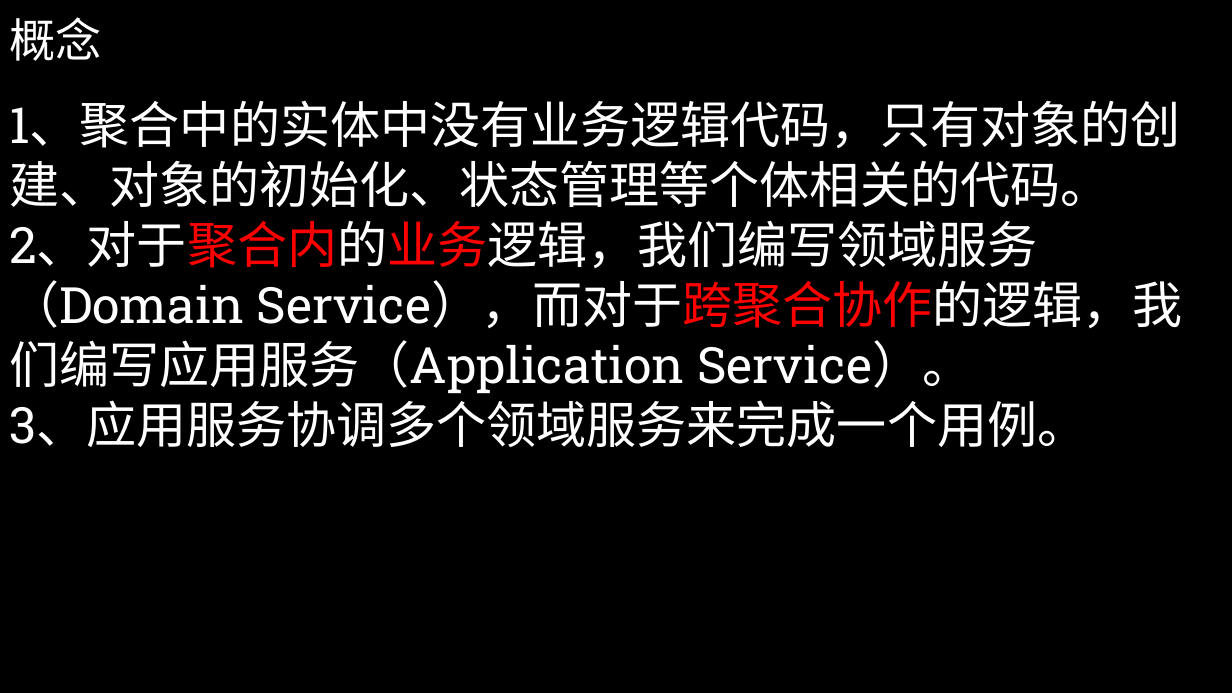
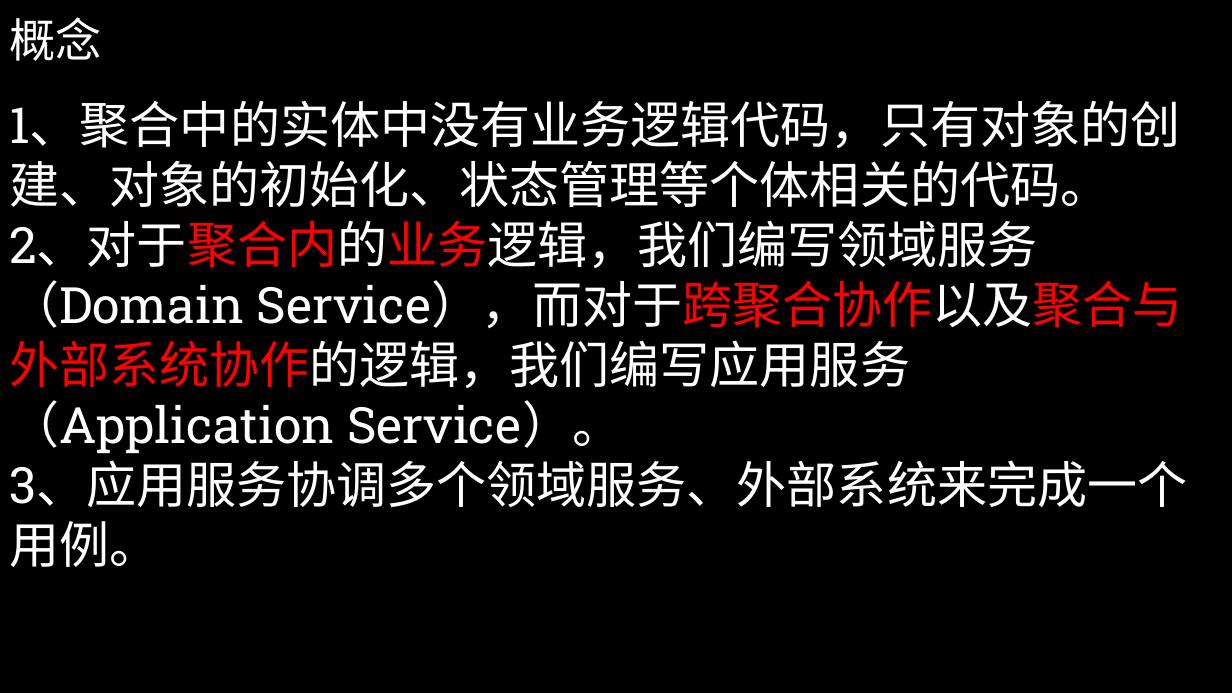
Before and after one commit to yangzhongke/NETBookMaterials, a slide deck: slide 2 of PPT课件/Part6-8：DDD之领域服务与应用服务.pptx. Drawn at 1232x693 pixels with LibreOffice and Linux fonts; fonts in the diff are those of the drawing; background and template pictures are left out. Boxes give left, top, right and bottom in pixels: in the first picture for what was removed or moved away, otherwise in the second. Text is boxed around its words. In the diff, an @@ line names an element or a change of style, - is before the commit and + after.

```diff
--- a/PPT课件/Part6-8：DDD之领域服务与应用服务.pptx
+++ b/PPT课件/Part6-8：DDD之领域服务与应用服务.pptx
@@ text at (x1=9, y1=220, x2=1187, y2=567): text changed @@
-2、对于聚合内的业务逻辑，我们编写领域服务（Domain Service），而对于跨聚合协作的逻辑，我们编写应用服务（Application Service）。
-3、应用服务协调多个领域服务来完成一个用例。
+2、对于聚合内的业务逻辑，我们编写领域服务（Domain Service），而对于跨聚合协作以及聚合与外部系统协作的逻辑，我们编写应用服务（Application Service）。
+3、应用服务协调多个领域服务、外部系统来完成一个用例。
```
Also in this commit, not shown: 15 other files.
